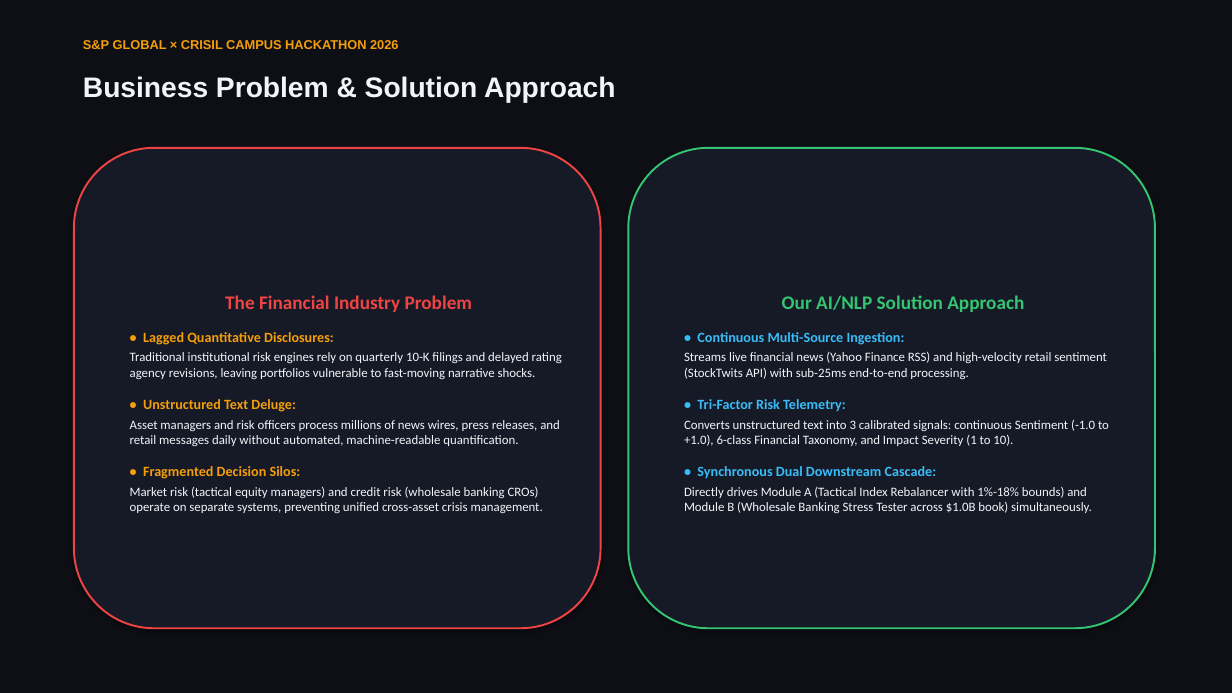
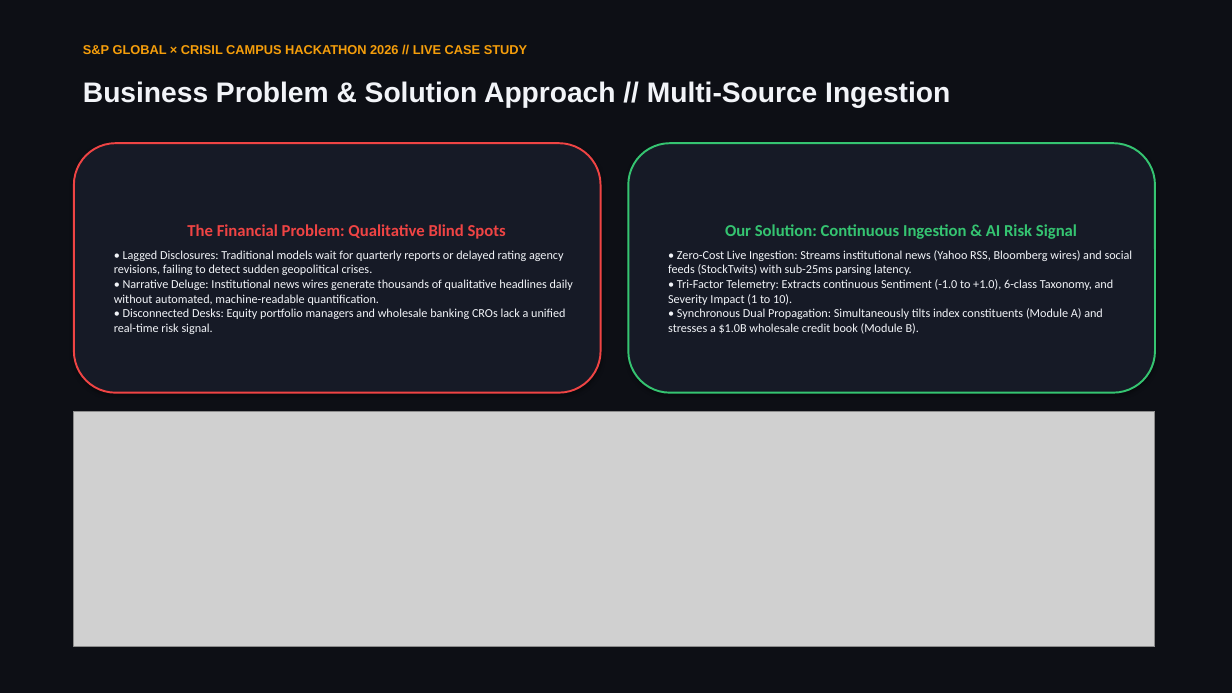
Before and after one commit to Vedant-Nalge/S-P-Crisil-Hackathon, a slide deck: slide 2 of docs/presentation.pptx. Drawn at 1232x693 pixels with LibreOffice and Linux fonts; fonts in the diff are those of the drawing; grey boxes stand for pictures. Boxes give left, top, right and bottom in pixels: in the first picture for what was removed or moved away, otherwise in the second. Text is boxed around its words. In the diff, an @@ line names an element or a change of style, - is before the commit and + after.

Commit message:
docs: generate master presentation PPTX and PDF featuring Trump-Russia crisis simulation

```diff
--- a/docs/presentation.pptx
+++ b/docs/presentation.pptx
@@ text at (83,45,527,54): text changed @@
-S&P GLOBAL × CRISIL CAMPUS HACKATHON 2026
+S&P GLOBAL × CRISIL CAMPUS HACKATHON 2026 // LIVE CASE STUDY
@@ text at (83,81,950,107): text changed @@
-Business Problem & Solution Approach
+Business Problem & Solution Approach // Multi-Source Ingestion
@@ rounded rectangle "The Financial Problem: Qualitative Blind ...": place and size @@
-rounded rectangle "The Financial Problem: Qualitative Blind ..." at (74,148,601,628)
+rounded rectangle "The Financial Problem: Qualitative Blind ..." at (74,143,601,393)
@@ rounded rectangle "Our Solution: Continuous Ingestion & ...": place and size @@
-rounded rectangle "Our Solution: Continuous Ingestion & ..." at (628,148,1155,628)
+rounded rectangle "Our Solution: Continuous Ingestion & ..." at (628,143,1155,393)
@@ text in rounded rectangle at (114,224,573,334): text changed; size 10 to 9.5 pt @@
-The Financial Industry Problem
-• Lagged Quantitative Disclosures:
-Traditional institutional risk engines rely on quarterly 10-K filings and delayed rating agency revisions, leaving portfolios vulnerable to fast-moving narrative shocks.
-• Unstructured Text Deluge:
-Asset managers and risk officers process millions of news wires, press releases, and retail messages daily without automated, machine-readable quantification.
-• Fragmented Decision Silos:
-Market risk (tactical equity managers) and credit risk (wholesale banking CROs) operate on separate systems, preventing unified cross-asset crisis management.
+The Financial Problem: Qualitative Blind Spots
+• Lagged Disclosures: Traditional models wait for quarterly reports or delayed rating agency revisions, failing to detect sudden geopolitical crises.
+• Narrative Deluge: Institutional news wires generate thousands of qualitative headlines daily without automated, machine-readable quantification.
+• Disconnected Desks: Equity portfolio managers and wholesale banking CROs lack a unified real-time risk signal.
@@ text in rounded rectangle at (668,224,1133,334): text changed; size 10 to 9.5 pt @@
-Our AI/NLP Solution Approach
-• Continuous Multi-Source Ingestion:
-Streams live financial news (Yahoo Finance RSS) and high-velocity retail sentiment (StockTwits API) with sub-25ms end-to-end processing.
-• Tri-Factor Risk Telemetry:
-Converts unstructured text into 3 calibrated signals: continuous Sentiment (-1.0 to +1.0), 6-class Financial Taxonomy, and Impact Severity (1 to 10).
-• Synchronous Dual Downstream Cascade:
-Directly drives Module A (Tactical Index Rebalancer with 1%-18% bounds) and Module B (Wholesale Banking Stress Tester across $1.0B book) simultaneously.
+Our Solution: Continuous Ingestion & AI Risk Signal
+• Zero-Cost Live Ingestion: Streams institutional news (Yahoo RSS, Bloomberg wires) and social feeds (StockTwits) with sub-25ms parsing latency.
+• Tri-Factor Telemetry: Extracts continuous Sentiment (-1.0 to +1.0), 6-class Taxonomy, and Severity Impact (1 to 10).
+• Synchronous Dual Propagation: Simultaneously tilts index constituents (Module A) and stresses a $1.0B wholesale credit book (Module B).
@@ picture added at (74,411,1155,647) @@
```
Also in this commit, not shown: 5 other slides changed, 1 slide added, 1 slide removed, 9 other files.
